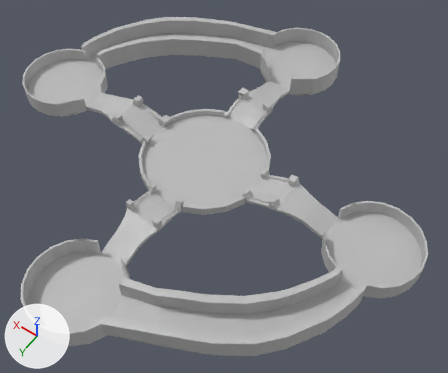
One commit to the FBX model Assets/Resources/Art/Mo/map.fbx: the scene before it, then after it.
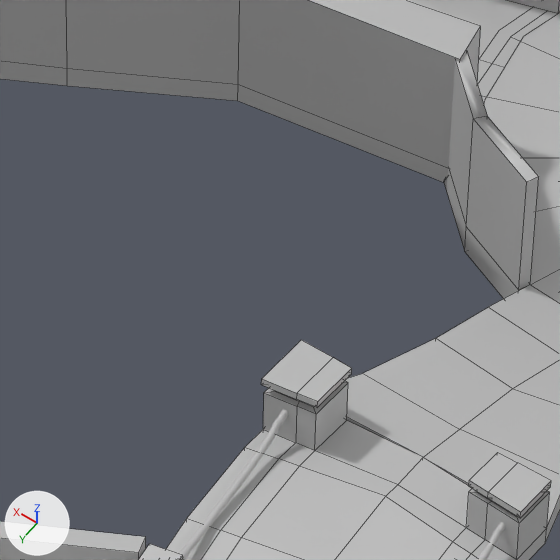
Each version appears first whole from a 50 mm lens placed at (-0.37, 0.469, 0.709), pointed at (-0.042, 0.011, -0.011), and next in a close-up on the part from 46% to 61% of the width and 13% to 30% of the height. The lights are fixed; the arrows at lower left show +X, +Y and +Z. The close-ups show mesh edges as thin lines. Where no turn or scale is listed for an object, it has been applied to the vertices. Vertices at the same position are counted once.
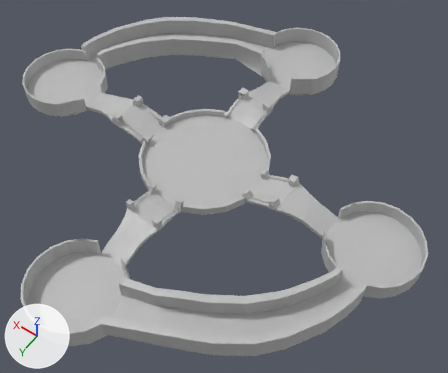
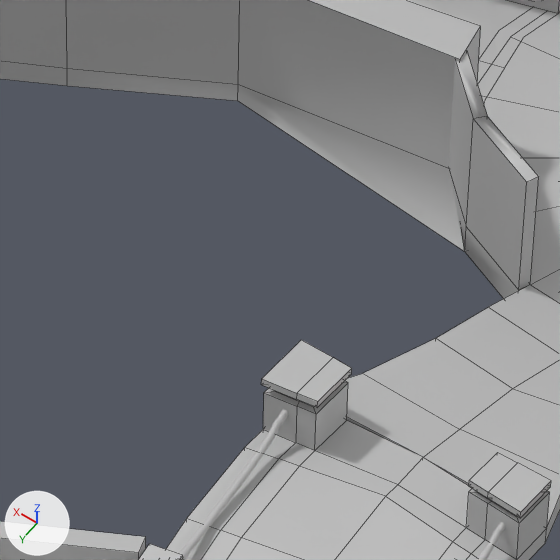
Changed parts and their boxes (x1, y1, x2, y2) in the close-ups (560 x 560 px; the box of a moved part takes in the faces that stretch with it):
'polySurface1', reshaped
    before: (0, 0, 560, 182)
    after: (0, 0, 560, 251)
part 1 of me_mesh_011, moved or reshaped
    before: (238, 38, 523, 182)
    after: (238, 13, 559, 251)

The change in detail:
me_mesh_011 has 285 vertices, 280 faces and spans x 0.05..0.351, y -0.29..0.066, z -0.004..0.034.
me_mesh_011 is used by ob_polysurface1; location (0.0007, -0.001, 0.0).
Part 1, on me_mesh_011:
Vertex 189 of me_mesh_011 moves from (0.052, -0.227, -0.004) at pixel (443, 182) to (0.039, -0.214, -0.006) at pixel (464, 251).
Vertex 190 of me_mesh_011 moves from (0.059, -0.259, -0.004) to (0.066, -0.268, -0.006).
Vertex 193 of me_mesh_011 moves from (0.065, -0.29, -0.004) to (0.063, -0.289, -0.006).
